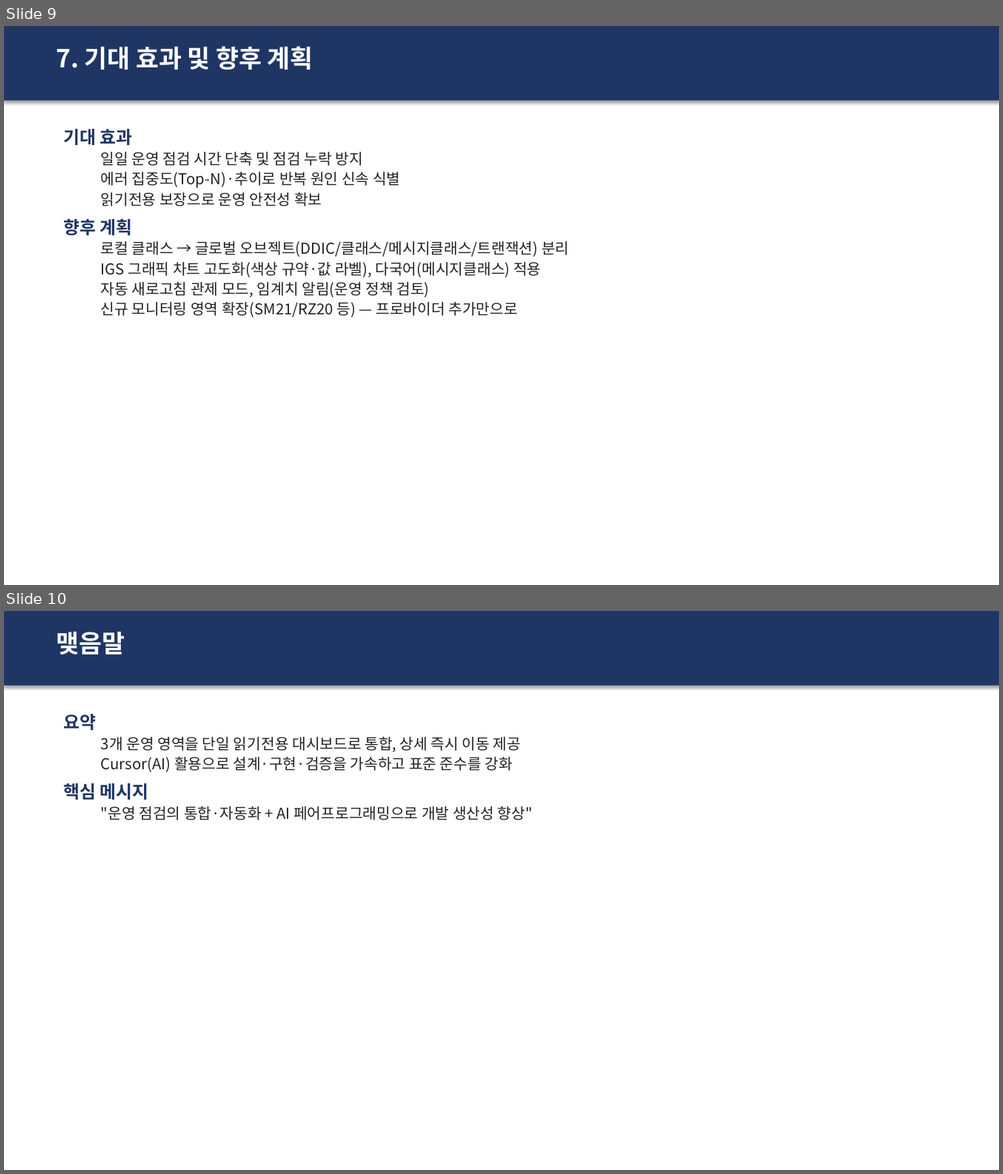
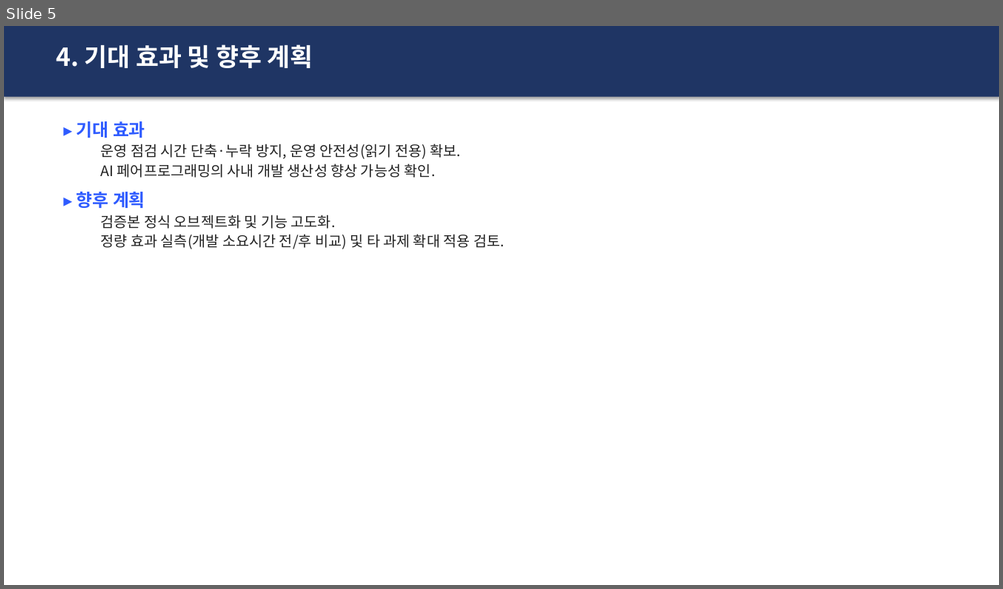
Before and after one commit to hyosungitx00/AI, a slide deck: docs/report/Y_OPS_MONITOR_V2_발표자료.pptx. Shown one above the other, each under a label of ours: slides 9 and 10 before the commit, slide 5 after it. The pictures are 1003x1174 and 1003x589 pixels, drawn with LibreOffice and Linux fonts; fonts in the diff are those of the drawing. Boxes give left, top, right and bottom in pixels: in the first picture for what was removed or moved away, otherwise in the second. Text is boxed around its words. In the diff, an @@ line names an element or a change of style, - is before the commit and + after.

```diff
--- a/docs/report/Y_OPS_MONITOR_V2_발표자료.pptx
+++ b/docs/report/Y_OPS_MONITOR_V2_발표자료.pptx
@@ slide 10 removed at bbox=[4, 611, 999, 1170], background #FFFFFF @@
@@ rectangle removed at bbox=[4, 611, 999, 686] @@
@@ text removed at bbox=[56, 632, 125, 655] @@
-맺음말
@@ text removed at bbox=[63, 714, 532, 820] @@
-요약
-  3개 운영 영역을 단일 읽기전용 대시보드로 통합, 상세 즉시 이동 제공
-  Cursor(AI) 활용으로 설계·구현·검증을 가속하고 표준 준수를 강화
-핵심 메시지
-  "운영 점검의 통합·자동화 + AI 페어프로그래밍으로 개발 생산성 향상"
@@ what was slide 9 is now slide 5 @@
@@ slide 5 changed as well @@
@@ rectangle: place and size @@
-rectangle at bbox=[4, 26, 999, 101]
+rectangle at bbox=[4, 26, 999, 97]
@@ text at bbox=[56, 44, 313, 68]: text changed @@
-7. 기대 효과 및 향후 계획
+4. 기대 효과 및 향후 계획
@@ text at bbox=[77, 121, 504, 249]: text changed; size 14.5 to 14 pt @@
-기대 효과
-  일일 운영 점검 시간 단축 및 점검 누락 방지
-  에러 집중도(Top-N)·추이로 반복 원인 신속 식별
-  읽기전용 보장으로 운영 안전성 확보
-향후 계획
-  로컬 클래스 → 글로벌 오브젝트(DDIC/클래스/메시지클래스/트랜잭션) 분리
-  IGS 그래픽 차트 고도화(색상 규약·값 라벨), 다국어(메시지클래스) 적용
-  자동 새로고침 관제 모드, 임계치 알림(운영 정책 검토)
-  신규 모니터링 영역 확장(SM21/RZ20 등) — 프로바이더 추가만으로
+▸ 기대 효과
+  운영 점검 시간 단축·누락 방지, 운영 안전성(읽기 전용) 확보.
+  AI 페어프로그래밍의 사내 개발 생산성 향상 가능성 확인.
+▸ 향후 계획
+  검증본 정식 오브젝트화 및 기능 고도화.
+  정량 효과 실측(개발 소요시간 전/후 비교) 및 타 과제 확대 적용 검토.
```
Also in this commit, not shown: 3 other slides changed, 1 slide added, 5 other slides removed, 3 other files.
